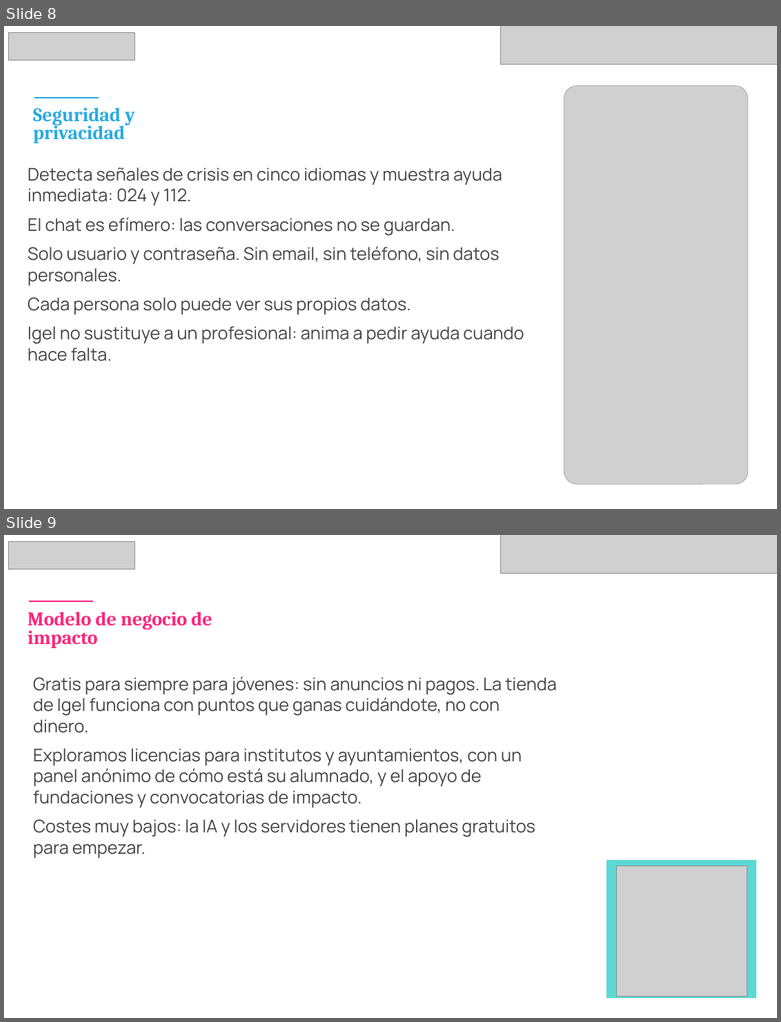
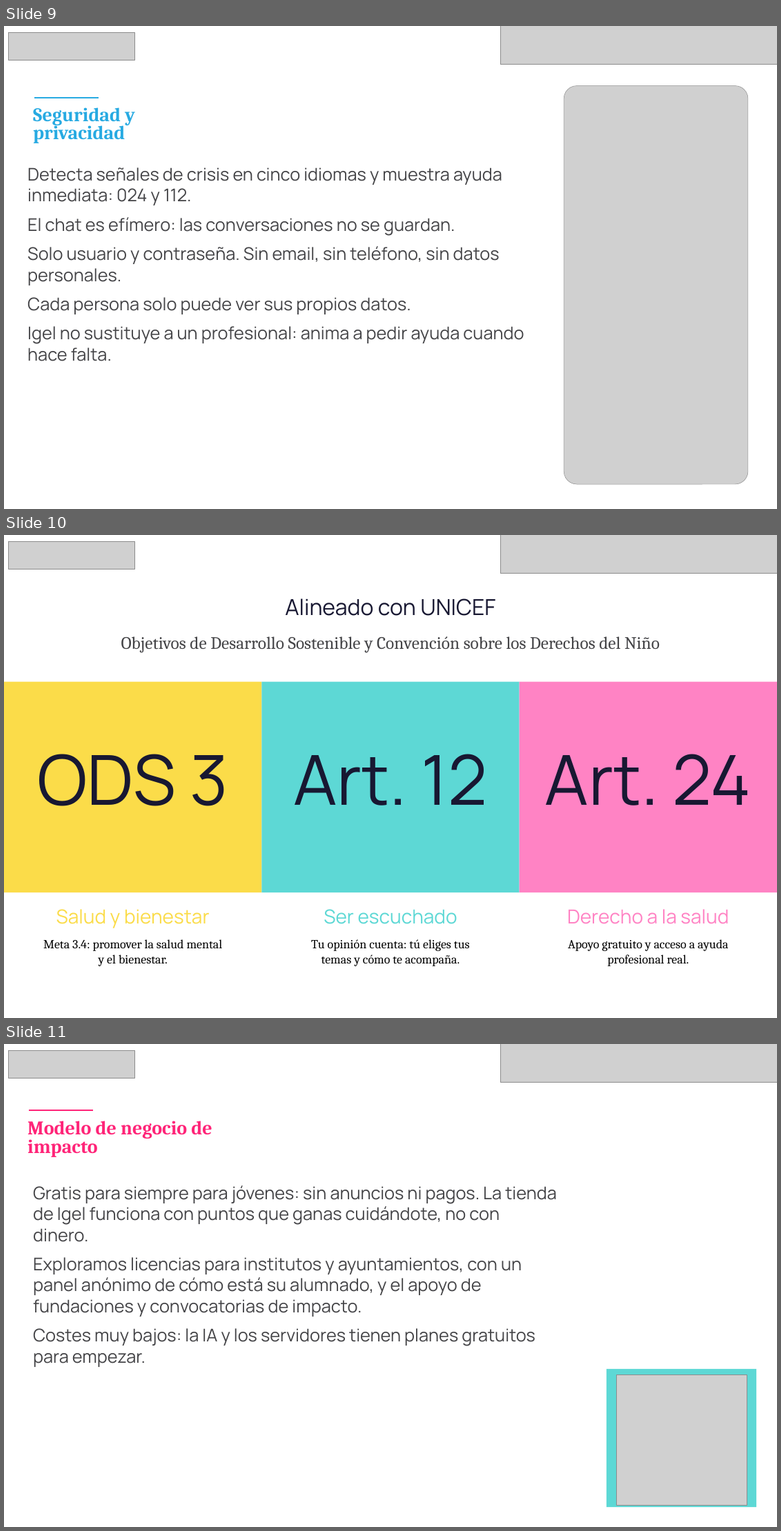
Before and after one commit to pertx1/Lagun, a slide deck: presentacion/Lagun-UNICEF-Lab-Junior.pptx. Shown one above the other, each under a label of ours: slides 8 and 9 before the commit, slides 9, 10 and 11 after it. The pictures are 781x1022 and 781x1531 pixels, drawn with LibreOffice and Linux fonts; fonts in the diff are those of the drawing; grey boxes stand for pictures. Boxes give left, top, right and bottom in pixels: in the first picture for what was removed or moved away, otherwise in the second. Text is boxed around its words. In the diff, an @@ line names an element or a change of style, - is before the commit and + after.

```diff
--- a/presentacion/Lagun-UNICEF-Lab-Junior.pptx
+++ b/presentacion/Lagun-UNICEF-Lab-Junior.pptx
@@ slide 10 added at [4,535,777,1018], background #FFFFFF @@
@@ rectangle added at [4,535,777,572], fill #FFFFFF @@
@@ picture added at [8,541,135,569] @@
@@ picture added at [500,535,777,574] @@
@@ text added at [285,598,495,616], 48 pt, text #181832 @@
+Alineado con UNICEF
@@ text added at [121,636,660,653], 38 pt, text #444447 @@
+Objetivos de Desarrollo Sostenible y Convención sobre los Derechos del Niño
@@ rectangle added at [4,682,261,892], fill #FBDC49 @@
@@ rectangle added at [261,682,519,892], fill #5DD8D5 @@
@@ rectangle added at [519,682,777,892], fill #FF83C4 @@
@@ text added at [37,754,228,806], 150 pt, text #181832 @@
+ODS 3
@@ text added at [294,754,487,805], 150 pt, text #181832 @@
+Art. 12
@@ text added at [545,754,751,805], 150 pt, text #181832 @@
+Art. 24
@@ text added at [56,909,210,928], 42 pt, text #FBDC49 @@
+Salud y bienestar
@@ text added at [323,909,457,924], 42 pt, text #5DD8D5 @@
+Ser escuchado
@@ text added at [567,909,728,924], 42 pt, text #FF83C4 @@
+Derecho a la salud
@@ text added at [43,939,223,966], 27 pt, text #000000 @@
+Meta 3.4: promover la salud mental y el bienestar.
@@ text added at [311,939,470,966], 27 pt, text #000000 @@
+Tu opinión cuenta: tú eliges tus temas y cómo te acompaña.
@@ text added at [568,939,728,966], 27 pt, text #000000 @@
+Apoyo gratuito y acceso a ayuda profesional real.
@@ what was slide 8 is now slide 9 @@
@@ what was slide 9 is now slide 11 @@
```
Also in this commit, not shown: 8 slides changed, 1 other slide added.
